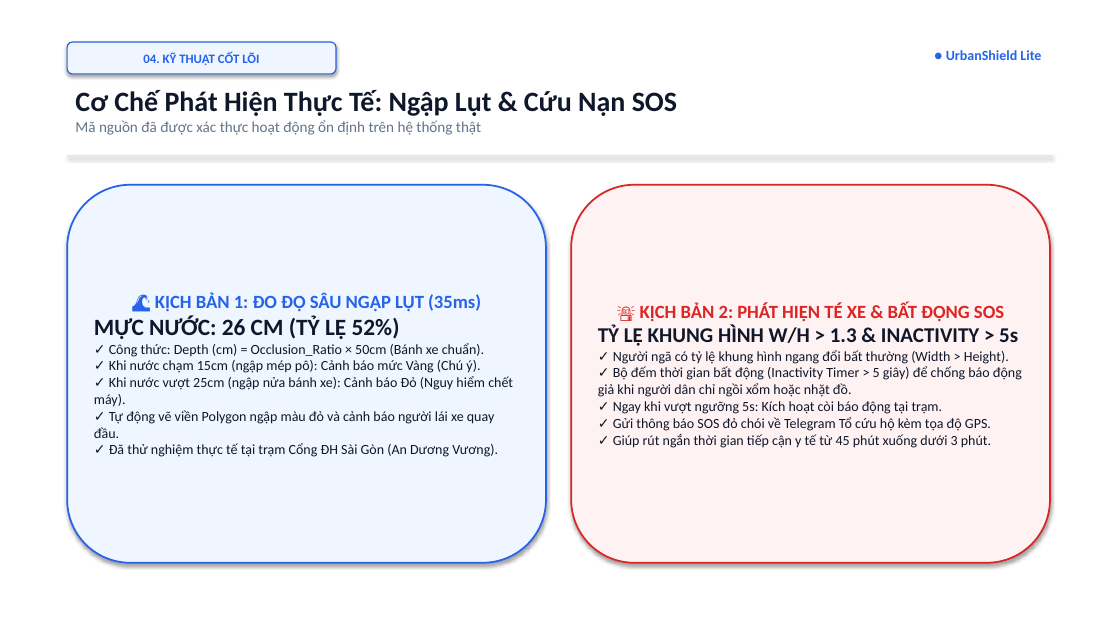
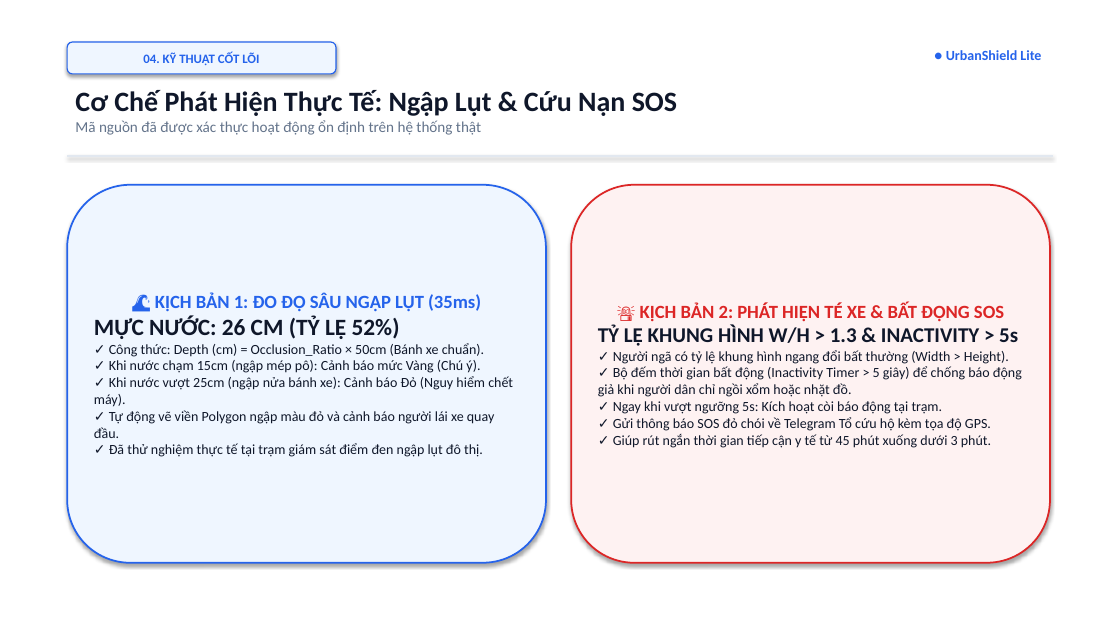
Before and after one commit to nphat-code/sgu-hackathon-2026-ai, a slide deck: slide 5 of SingleNode_UrbanShieldLite_Slides.pptx. Drawn at 1120x630 pixels with LibreOffice and Linux fonts; fonts in the diff are those of the drawing. Boxes give left, top, right and bottom in pixels: in the first picture for what was removed or moved away, otherwise in the second. Text is boxed around its words. In the diff, an @@ line names an element or a change of style, - is before the commit and + after.

```diff
--- a/SingleNode_UrbanShieldLite_Slides.pptx
+++ b/SingleNode_UrbanShieldLite_Slides.pptx
@@ text in rounded rectangle at (109,443,483,457): text changed @@
-✓ Đã thử nghiệm thực tế tại trạm Cổng ĐH Sài Gòn (An Dương Vương).
+✓ Đã thử nghiệm thực tế tại trạm giám sát điểm đen ngập lụt đô thị.
```
Also in this commit, not shown: 3 other slides changed, 7 other files.
